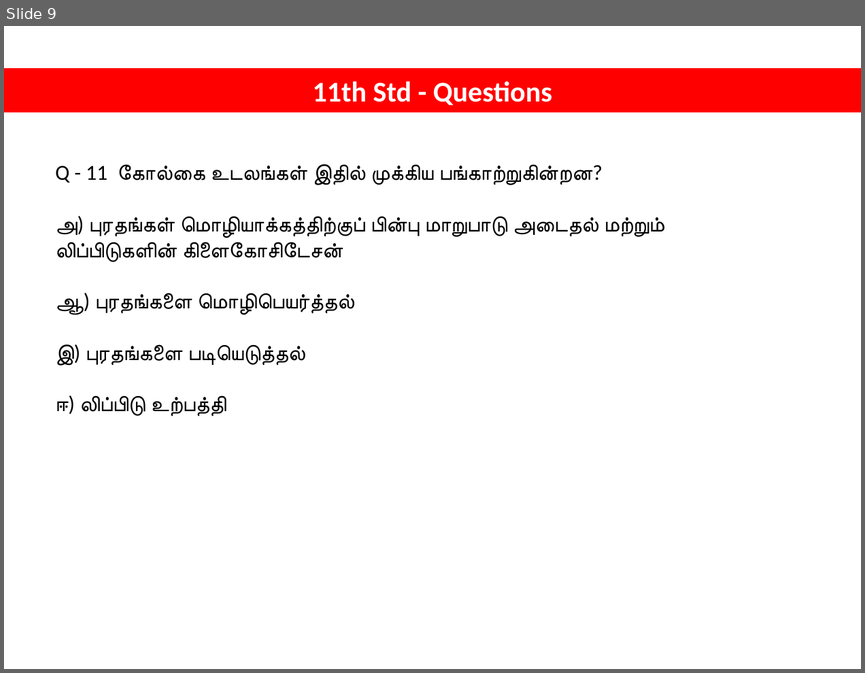
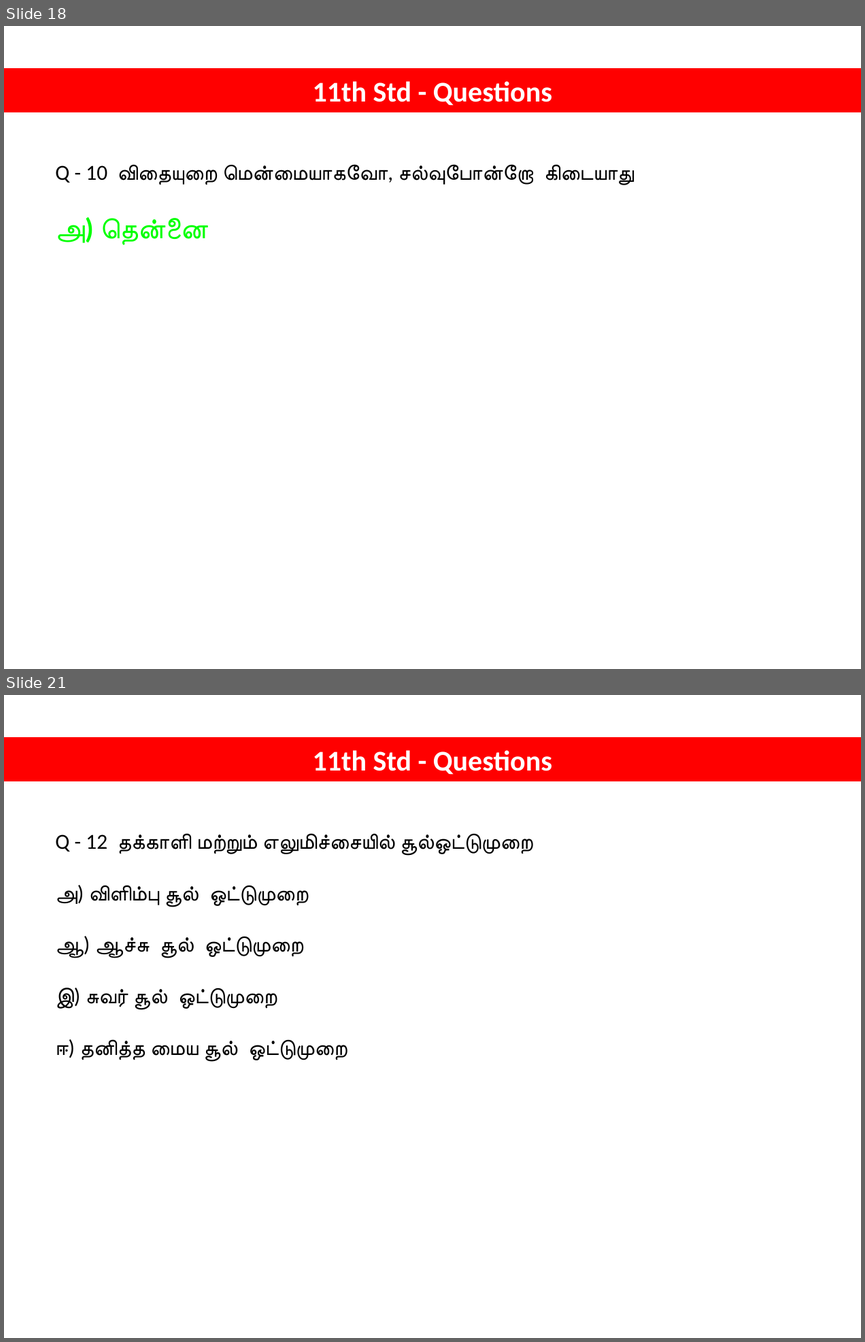
Before and after one commit to tvmani/tvmani.github.io, a slide deck: tamil_biology/NEET_BIOLOGY_001.pptx. Shown one above the other, each under a label of ours: slide 9 before the commit, slides 18 and 21 after it; the slides between them are not shown. The pictures are 865x673 and 865x1342 pixels, drawn with LibreOffice and Linux fonts; fonts in the diff are those of the drawing. Boxes give left, top, right and bottom in pixels: in the first picture for what was removed or moved away, otherwise in the second. Text is boxed around its words. In the diff, an @@ line names an element or a change of style, - is before the commit and + after.

```diff
--- a/tamil_biology/NEET_BIOLOGY_001.pptx
+++ b/tamil_biology/NEET_BIOLOGY_001.pptx
@@ slide 21 added at <box>4,695,861,1338</box>, background #FFFFFF @@
@@ rectangle added at <box>4,738,861,781</box>, fill #FF0000, outline #FF0000 0.75 pt, 24 pt, text #FFFFFF, bold @@
+11th Std - Questions
@@ text added at <box>55,833,533,1061</box>, 18 pt, text #000000 @@
+Q - 12 தக்காளி மற்றும் எலுமிச்சையில் சூல்ஒட்டுமுறை
+அ) விளிம்பு சூல் ஒட்டுமுறை
+ஆ) ஆச்சு சூல் ஒட்டுமுறை
+இ) சுவர் சூல் ஒட்டுமுறை
+ஈ) தனித்த மைய சூல் ஒட்டுமுறை
@@ what was slide 9 is now slide 18 @@
@@ slide 18 changed as well @@
@@ text at <box>55,164,634,245</box>: text changed @@
-Q - 11 கோல்கை உடலங்கள் இதில் முக்கிய பங்காற்றுகின்றன?
-அ) புரதங்கள் மொழியாக்கத்திற்குப் பின்பு மாறுபாடு அடைதல் மற்றும் லிப்பிடுகளின் கிளைகோசிடேசன்
-ஆ) புரதங்களை மொழிபெயர்த்தல்
-இ) புரதங்களை படியெடுத்தல்
-ஈ) லிப்பிடு உற்பத்தி
+Q - 10 விதையுறை மென்மையாகவோ, சல்வுபோன்றோ கிடையாது
+அ) தென்னை
```
Also in this commit, not shown: 9 other slides changed, 17 other slides added, 4 other files.
